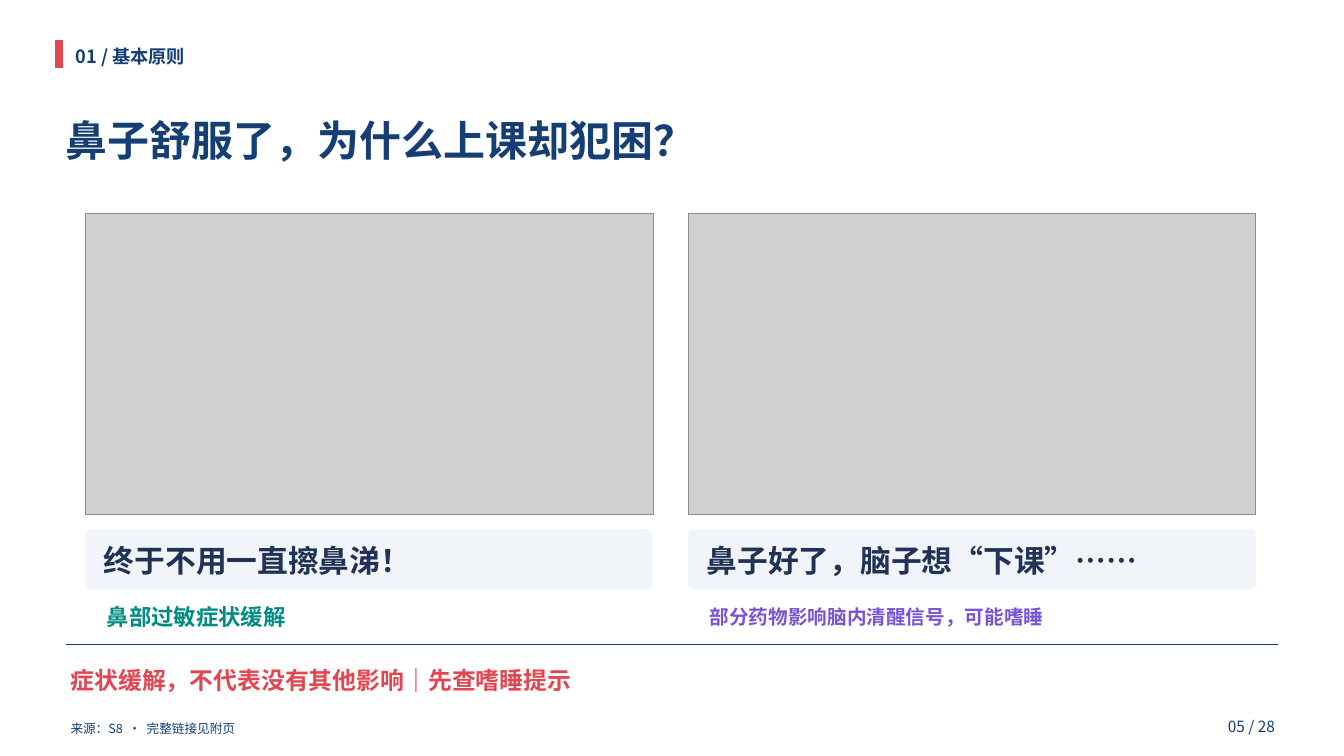
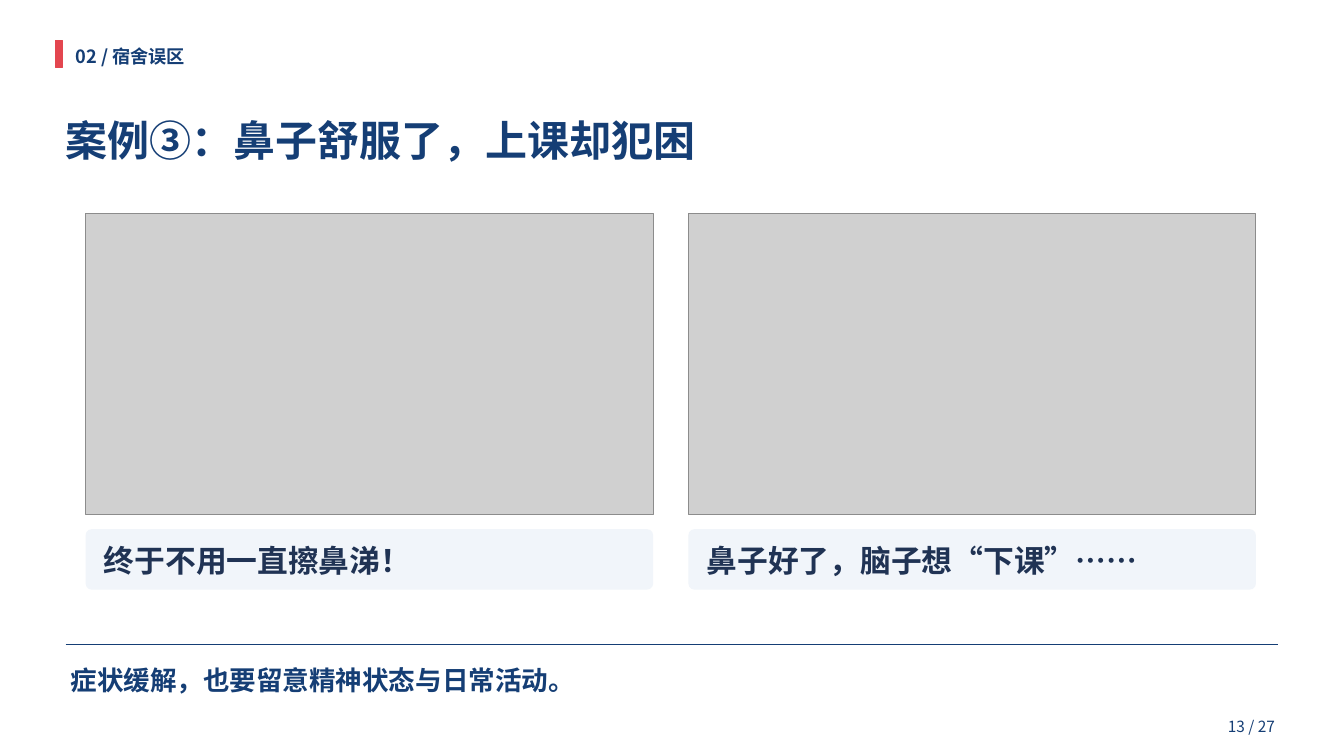
Before and after one commit to HOU-snowyfly/PPTbuilder, a slide deck: slide 13 of 交付文件/合理用药_双人35分钟.pptx (slide 5 before the commit). Drawn at 1344x756 pixels with LibreOffice and Linux fonts; fonts in the diff are those of the drawing; grey boxes stand for pictures. Boxes give left, top, right and bottom in pixels: in the first picture for what was removed or moved away, otherwise in the second. Text is boxed around its words. In the diff, an @@ line names an element or a change of style, - is before the commit and + after.

```diff
--- a/交付文件/合理用药_双人35分钟.pptx
+++ b/交付文件/合理用药_双人35分钟.pptx
@@ text at <box>76,47,185,65</box>: text changed @@
-01 / 基本原则
+02 / 宿舍误区
@@ text at <box>66,120,696,162</box>: text changed @@
-鼻子舒服了，为什么上课却犯困？
+案例③：鼻子舒服了，上课却犯困
@@ text removed at <box>107,606,286,627</box> @@
-鼻部过敏症状缓解
@@ text removed at <box>710,607,1044,627</box> @@
-部分药物影响脑内清醒信号，可能嗜睡
@@ text at <box>71,667,575,694</box>: text changed; size 17 to 19 pt; text colour #E3464F to #153E75 @@
-症状缓解，不代表没有其他影响｜先查嗜睡提示
+症状缓解，也要留意精神状态与日常活动。
@@ text removed at <box>71,722,235,734</box> @@
-来源：S8 · 完整链接见附页
@@ text at <box>1228,720,1275,732</box>: text changed @@
-05 / 28
+13 / 27
```
Also in this commit, not shown: 29 other slides changed, 1 slide removed, 1 other file.
